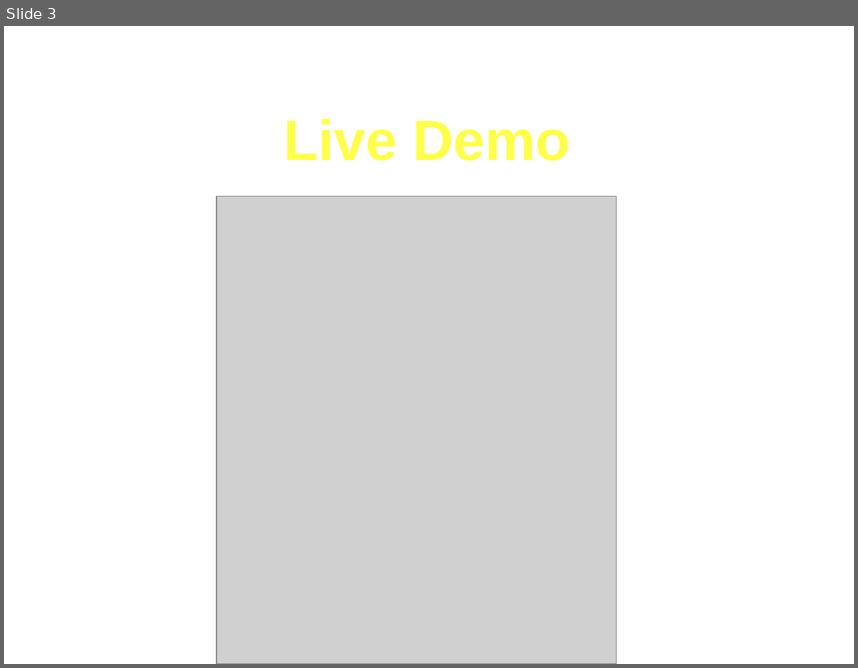
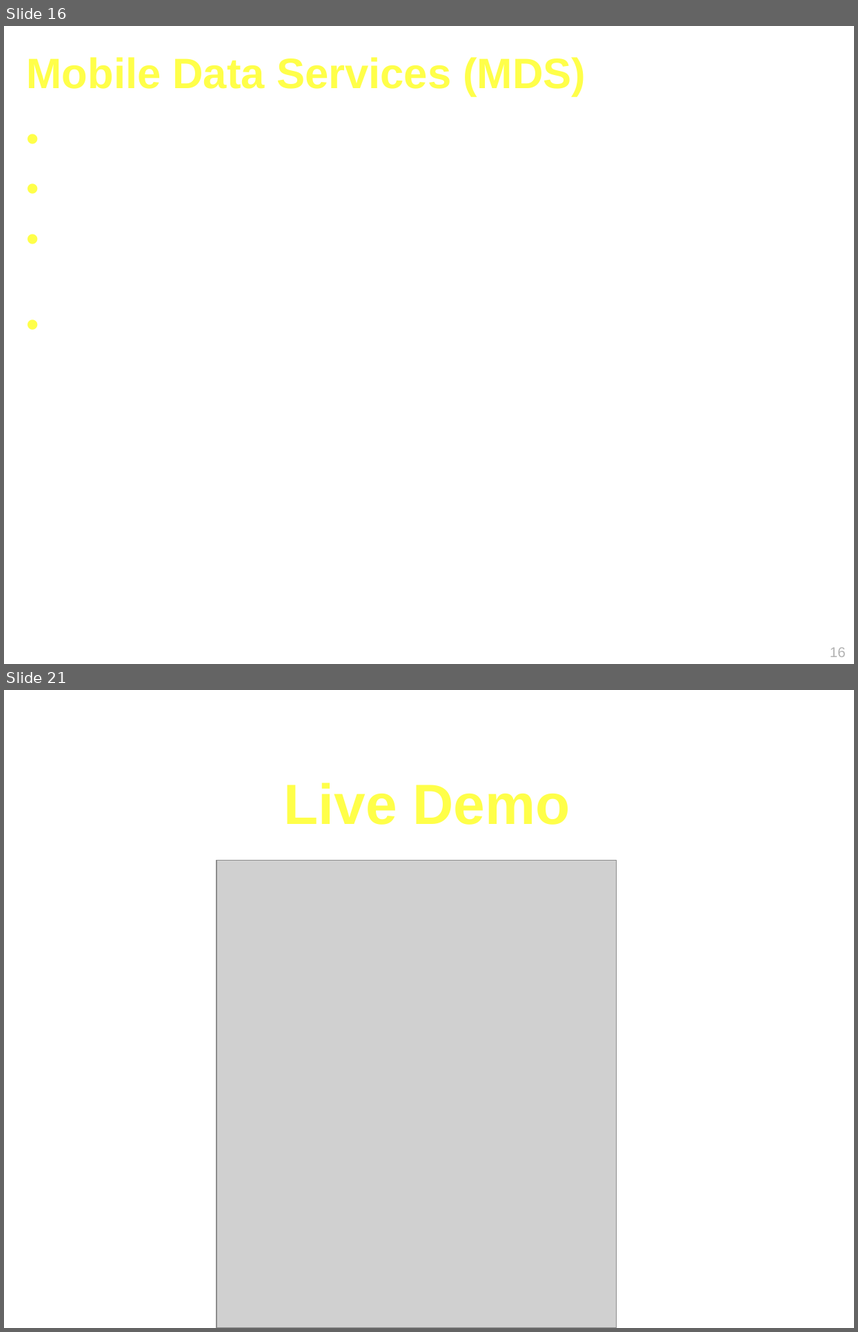
Before and after one commit to Geoffsc/psu-edu-sweng500, a slide deck: docs/presentation/sweng500-carpool-presentation.ppt. Shown one above the other, each under a label of ours: slide 3 before the commit, slides 16 and 21 after it; the slides between them are not shown. The pictures are 858x668 and 858x1332 pixels, drawn with LibreOffice and Linux fonts; fonts in the diff are those of the drawing; grey boxes stand for pictures. Boxes give left, top, right and bottom in pixels: in the first picture for what was removed or moved away, otherwise in the second. Text is boxed around its words. In the diff, an @@ line names an element or a change of style, - is before the commit and + after.

```diff
--- a/docs/presentation/sweng500-carpool-presentation.ppt
+++ b/docs/presentation/sweng500-carpool-presentation.ppt
@@ slide 16 added at bbox=[4, 26, 854, 664], background #FFFFFF @@
@@ title added at bbox=[27, 57, 586, 96], 36 pt, text #FFFF49, bold @@
+Mobile Data Services (MDS)
@@ page number added at bbox=[830, 647, 846, 657], 12 pt, text #B2B2B2 @@
+16
@@ what was slide 3 is now slide 21 @@
```
Also in this commit, not shown: 17 other slides added.
